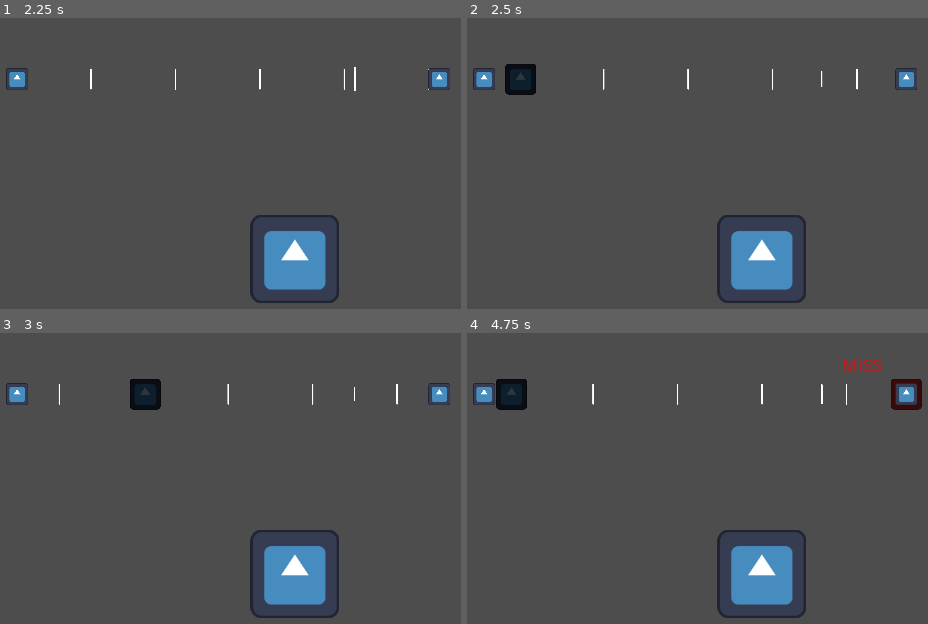
Above: before the commit, frames 1-4 (two rows, left to right).
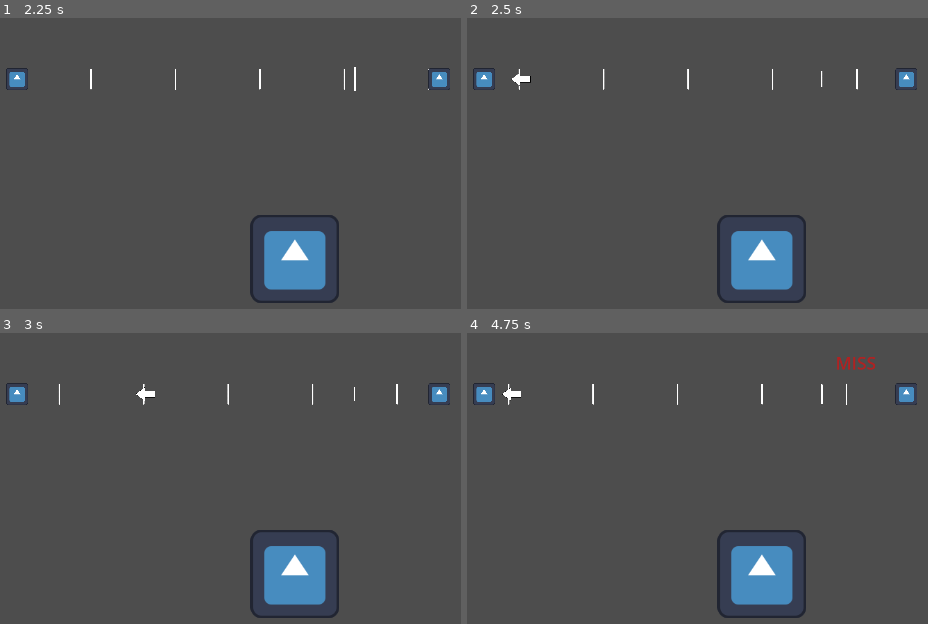
Above: after the commit, the same moments.

Repository: freesstylers/GiftJam2324
Game: Godot game, scene res://Scenes/Testing/Testing.tscn
The game is run twice, just before and just after one commit, with the same random seed, the same clock (stepped at 60 frames per second) and the same inputs. This scene is started directly instead of the project's main scene. The engine's default icon, where the game draws it, is replaced by a stand-in: a white triangle on a blue panel in a dark square.
Inputs:
- Up to frame 1 (2.25 s): tap Enter (ui_accept) at 0.5, 0.77, 1.52 s; hold Right (input_right) 0.53-1.28 s; hold Down (input_down) 1.28-2.03 s; hold Right (input_right) from 2.03 s (still down)
- Up to frame 2 (2.5 s): keep holding Right (input_right)
- Up to frame 3 (3 s): release Right (input_right) at 2.78 s; hold Up (input_up) from 2.78 s (still down)
- Up to frame 4 (4.75 s): tap Enter (ui_accept) at 3.02, 3.77, 4.52 s; release Up (input_up) at 3.53 s; hold Left (input_left) from 3.53 s (still down)

Frame 1 is identical in both runs. In frame 2, 0.7% of the frame differs, in the area x 8-15%, y 15-27%; in frame 3, 0.7%; in frame 4, 1.3%, in the area x 6-99%, y 8-27%.

Commit message:
Añadidos placeholders a notas y ahora salen aleatoriamente

Diff:
--- a/Scenes/Testing/Note.tscn
+++ b/Scenes/Testing/Note.tscn
@@ -1,13 +1,17 @@
-[gd_scene load_steps=8 format=3 uid="uid://bv22ivwo0yn75"]
+[gd_scene load_steps=11 format=3 uid="uid://bv22ivwo0yn75"]
 
 [ext_resource type="Script" path="res://Scripts/Testing/Note.gd" id="1_go4f3"]
 [ext_resource type="PackedScene" uid="uid://bkgtdolv7qr3a" path="res://Scenes/Testing/NoteHitEffects/OkEffect.tscn" id="2_5goob"]
-[ext_resource type="Texture2D" uid="uid://cagtcjuiqd4qn" path="res://icon.svg" id="2_bx30q"]
 [ext_resource type="PackedScene" uid="uid://c1ujt0puwtmfh" path="res://Scenes/Testing/NoteHitEffects/MissEffect.tscn" id="2_hq07o"]
 [ext_resource type="PackedScene" uid="uid://72wcyaddjgym" path="res://Scenes/Testing/NoteHitEffects/PerfectEffect.tscn" id="2_p5km2"]
 [ext_resource type="PackedScene" uid="uid://ch038v25fwfw8" path="res://Scenes/Testing/NoteHitEffects/GreatEffect.tscn" id="2_uu0ww"]
+[ext_resource type="Texture2D" uid="uid://cba1t482rhpc3" path="res://Assets/Sprites/Notas/Arriba.png" id="6_u2dsh"]
+[ext_resource type="Texture2D" uid="uid://vhufsnteek2m" path="res://Assets/Sprites/Notas/Abajo.png" id="7_b0yqf"]
+[ext_resource type="Texture2D" uid="uid://bl4gatl7yuj0g" path="res://Assets/Sprites/Notas/Izquierda.png" id="8_1qgc4"]
+[ext_resource type="Texture2D" uid="uid://2vnxqds5h8en" path="res://Assets/Sprites/Notas/Derecha.png" id="9_kolby"]
 
 [sub_resource type="RectangleShape2D" id="RectangleShape2D_ppati"]
+size = Vector2(0, 20)
 
 [node name="PathFollow2D" type="PathFollow2D"]
 script = ExtResource("1_go4f3")
@@ -16,12 +20,44 @@
 GreatEffect = ExtResource("2_uu0ww")
 PerfectEffect = ExtResource("2_p5km2")
 
-[node name="Sprite2D" type="Sprite2D" parent="."]
-modulate = Color(0.180392, 0.211765, 0.231373, 1)
-scale = Vector2(0.35, 0.35)
-texture = ExtResource("2_bx30q")
-
 [node name="Area2D" type="Area2D" parent="." groups=["note"]]
 
 [node name="CollisionShape2D" type="CollisionShape2D" parent="Area2D" groups=["note"]]
 shape = SubResource("RectangleShape2D_ppati")
+
+[node name="Notes" type="Node2D" parent="."]
+
+[node name="Up" type="Sprite2D" parent="Notes"]
+scale = Vector2(0.1, 0.1)
+texture = ExtResource("6_u2dsh")
+
+[node name="Down" type="Sprite2D" parent="Notes"]
+scale = Vector2(0.1, 0.1)
+texture = ExtResource("7_b0yqf")
+
+[node name="Left" type="Sprite2D" parent="Notes"]
+scale = Vector2(0.1, 0.1)
+texture = ExtResource("8_1qgc4")
+
+[node name="Right" type="Sprite2D" parent="Notes"]
+scale = Vector2(0.1, 0.1)
+texture = ExtResource("9_kolby")
+
+[node name="EnemyNotes" type="Node2D" parent="."]
+visible = false
+
+[node name="Up" type="Sprite2D" parent="EnemyNotes"]
+scale = Vector2(0.1, 0.1)
+texture = ExtResource("6_u2dsh")
+
+[node name="Down" type="Sprite2D" parent="EnemyNotes"]
+scale = Vector2(0.1, 0.1)
+texture = ExtResource("6_u2dsh")
+
+[node name="Left" type="Sprite2D" parent="EnemyNotes"]
+scale = Vector2(0.1, 0.1)
+texture = ExtResource("6_u2dsh")
+
+[node name="Right" type="Sprite2D" parent="EnemyNotes"]
+scale = Vector2(0.1, 0.1)
+texture = ExtResource("6_u2dsh")
--- a/Scenes/Testing/NoteHitEffects/PerfectEffect.tscn
+++ b/Scenes/Testing/NoteHitEffects/PerfectEffect.tscn
@@ -9,7 +9,6 @@
 scale = Vector2(0.5, 0.5)
 texture = ExtResource("1_ugpqt")
 script = ExtResource("2_8ue5v")
-MovementDelta = Vector2(0, 500)
 
 [node name="Label" type="Label" parent="."]
 modulate = Color(0, 1, 0.0705882, 1)
--- a/Scripts/GiftJamGlobals.gd
+++ b/Scripts/GiftJamGlobals.gd
@@ -1,9 +1,14 @@
 extends Node
 
-enum NoteType { UP, DOWN, RIGHT, LEFT }
+enum NoteType { UP, DOWN, LEFT, RIGHT }
 enum NoteHitStatus { NONE, MISS, OK, GREAT, PERFECT}
 var GIFJAM_BPM : int = 130
 var GIFJAM_BPM_IN_SECONDS = 60.0 / 130.0
+
+const NoteSprites = ["res://Assets/Sprites/Notas/Arriba.png",
+					"res://Assets/Sprites/Notas/Abajo.png",
+					"res://Assets/Sprites/Notas/Izquierda.png",
+					"res://Assets/Sprites/Notas/Derecha.png"]
 
 signal BPM_Notification()
 signal Fight_Start()
--- a/Scripts/Testing/Note.gd
+++ b/Scripts/Testing/Note.gd
@@ -11,12 +11,21 @@
 var noteWasHit : bool = false
 var myNoteType : GiftJamGlobals.NoteType = GiftJamGlobals.NoteType.UP
 
-# Called when the node enters the scene tree for the first time.
-func _ready():
-	noteSprite = $Sprite2D
-
 func SetNoteType(type: GiftJamGlobals.NoteType):
 	myNoteType = type
+	match type:
+		GiftJamGlobals.NoteType.UP:
+			noteSprite = $Notes/Up
+		GiftJamGlobals.NoteType.DOWN:
+			noteSprite = $Notes/Down
+		GiftJamGlobals.NoteType.LEFT:
+			noteSprite = $Notes/Left
+		GiftJamGlobals.NoteType.RIGHT:
+			noteSprite = $Notes/Right
+	$Notes/Up.visible = myNoteType == GiftJamGlobals.NoteType.UP
+	$Notes/Down.visible = myNoteType == GiftJamGlobals.NoteType.DOWN
+	$Notes/Left.visible = myNoteType == GiftJamGlobals.NoteType.LEFT
+	$Notes/Right.visible = myNoteType == GiftJamGlobals.NoteType.RIGHT
 
 func GetNoteWasHit():
 	return noteWasHit
--- a/Scripts/Testing/NoteRails.gd
+++ b/Scripts/Testing/NoteRails.gd
@@ -64,7 +64,7 @@
 	auxN = auxN -1
 	if auxN <= 0:
 		auxN = everyN
-		AddKeyNote(GiftJamGlobals.NoteType.UP)
+		AddKeyNote(randi() % 4)
 
 func AddKeyNote(noteType : GiftJamGlobals.NoteType):
 	var spawned = keyNote.instantiate() as Note
Binary file added: Assets/Sprites/Notas/Abajo.png
Binary file added: Assets/Sprites/Notas/Arriba.png
Binary file added: Assets/Sprites/Notas/Derecha.png
Binary file added: Assets/Sprites/Notas/Izquierda.png
